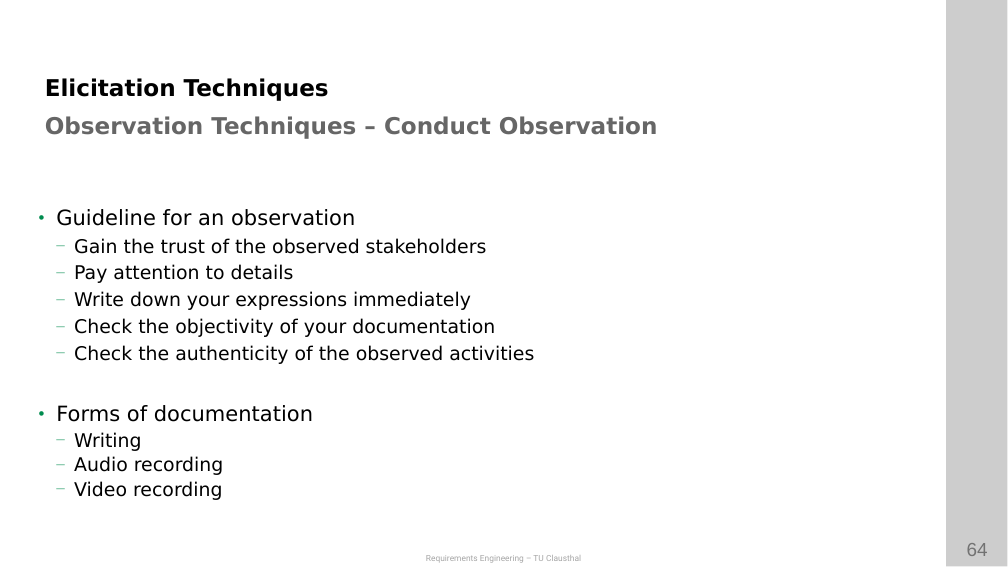
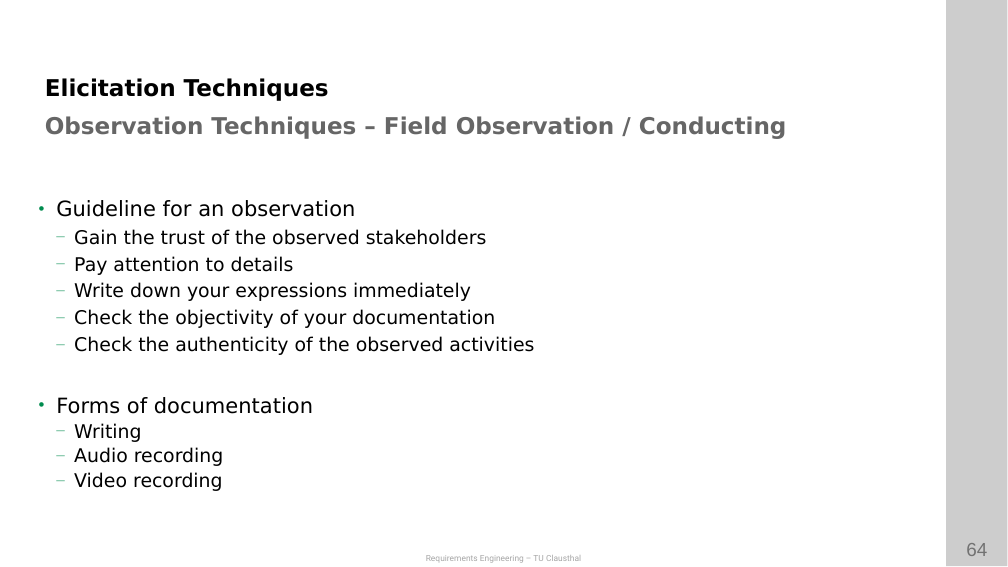
Before and after one commit to ETCE-LAB/teaching-material, a slide deck: slide 64 of Requirements-Engineering/RE-L03-Elicitation.pptx. Drawn at 1008x567 pixels with LibreOffice and Linux fonts; fonts in the diff are those of the drawing; background and template pictures are left out. Boxes give left, top, right and bottom in pixels: in the first picture for what was removed or moved away, otherwise in the second. Text is boxed around its words. In the diff, an @@ line names an element or a change of style, - is before the commit and + after.

Commit message:
Dropped Ethnographic observations to remove confusion with Apprenticing.

```diff
--- a/Requirements-Engineering/RE-L03-Elicitation.pptx
+++ b/Requirements-Engineering/RE-L03-Elicitation.pptx
@@ text at (45,116,787,139): text changed @@
-Observation Techniques – Conduct Observation
+Observation Techniques – Field Observation / Conducting
@@ text "Guideline for an observation": place and size @@
-text "Guideline for an observation" at (56,209,534,500)
+text "Guideline for an observation" at (56,200,534,491)
```
Also in this commit, not shown: 4 other slides changed, 1 other file.
